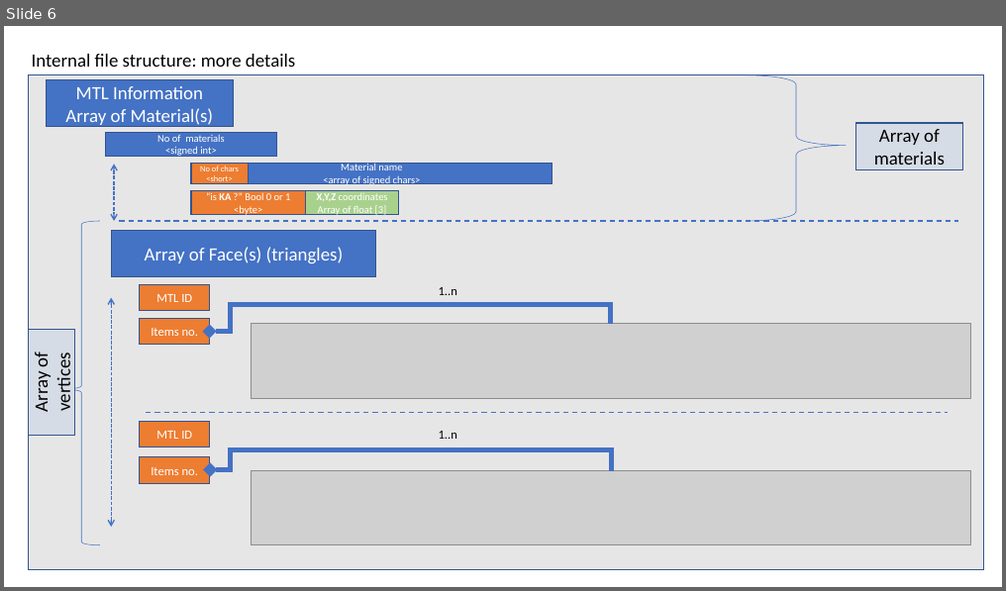
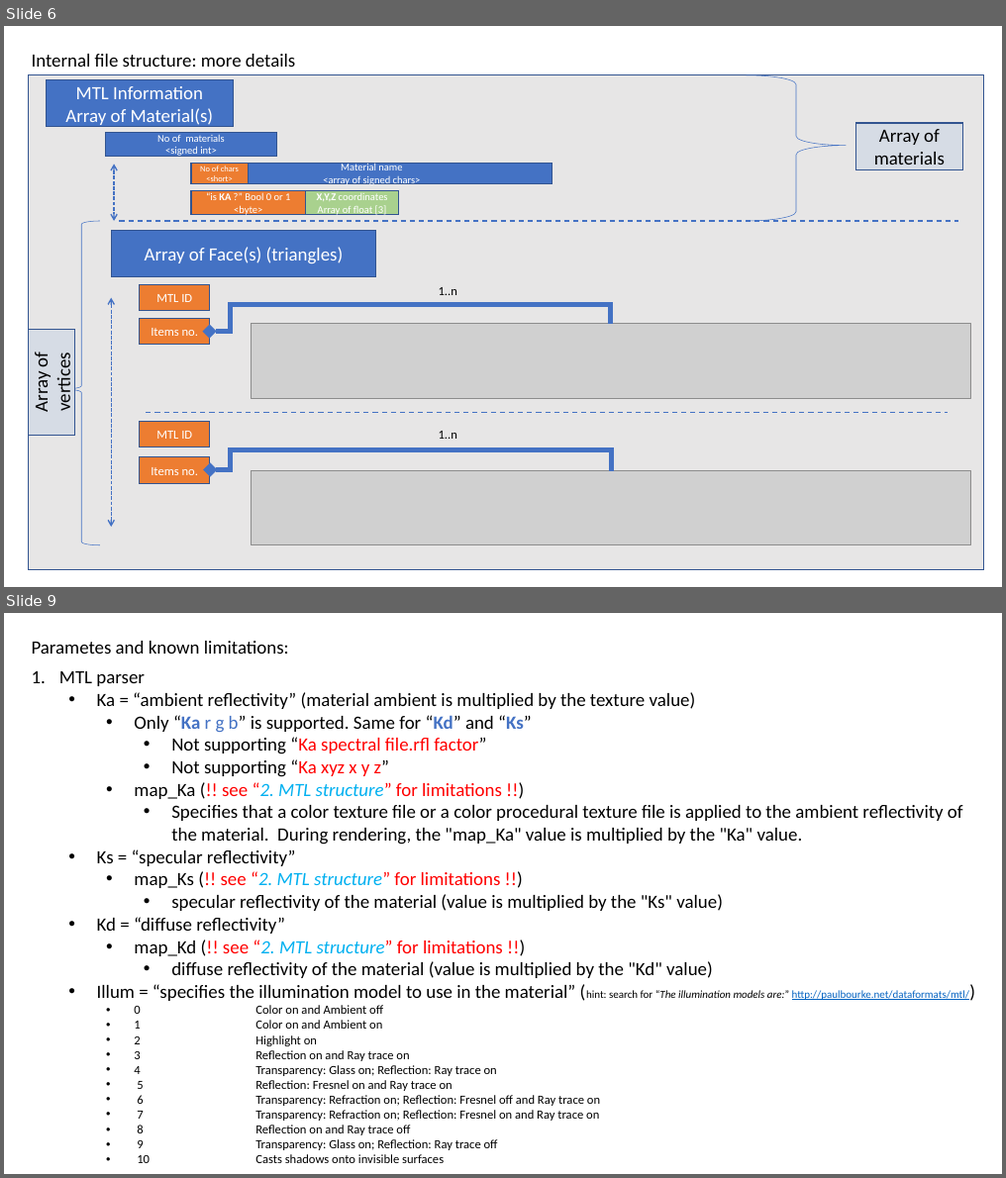
Before and after one commit to george2209/WavefrontOBJSerializer, a slide deck: docs/OBJ to binary structure_20210611_V1.1.pptx. Shown one above the other, each under a label of ours: slide 6 before the commit, slides 6 and 9 after it; the slides between them are not shown. The pictures are 1006x591 and 1006x1178 pixels, drawn with LibreOffice and Linux fonts; fonts in the diff are those of the drawing; grey boxes stand for pictures. Boxes give left, top, right and bottom in pixels: in the first picture for what was removed or moved away, otherwise in the second. Text is boxed around its words. In the diff, an @@ line names an element or a change of style, - is before the commit and + after.

```diff
--- a/docs/OBJ to binary structure_20210611_V1.1.pptx
+++ b/docs/OBJ to binary structure_20210611_V1.1.pptx
@@ slide 9 added at (x1=4, y1=613, x2=1002, y2=1174), background #FFFFFF @@
@@ text added at (x1=32, y1=641, x2=289, y2=654), 18 pt, text #000000 @@
+Parametes and known limitations:
@@ text added at (x1=59, y1=671, x2=969, y2=1163), 18 pt, text #000000 @@
+1. MTL parser
+  • Ka = “ambient reflectivity” (material ambient is multiplied by the texture value)
+    • Only “Ka r g b” is supported. Same for “Kd” and “Ks”
+      • Not supporting “Ka spectral file.rfl factor”
+      • Not supporting “Ka xyz x y z”
+    • map_Ka (!! see “2. MTL structure” for limitations !!)
+      • Specifies that a color texture file or a color procedural texture file is applied to the ambient reflectivity of the material. During rendering, the "map_Ka" value is multiplied by the "Ka" value.
+  • Ks = “specular reflectivity”
+    • map_Ks (!! see “2. MTL structure” for limitations !!)
+      • specular reflectivity of the material (value is multiplied by the "Ks" value)
+  • Kd = “diffuse reflectivity”
+    • map_Kd (!! see “2. MTL structure” for limitations !!)
+      • diffuse reflectivity of the material (value is multiplied by the "Kd" value)
+  • Illum = “specifies the illumination model to use in the material” (hint: search for “The illumination models are:” http://paulbourke.net/dataformats/mtl/)
+    • 0 Color on and Ambient off
+    • 1 Color on and Ambient on
+    • 2 Highlight on
+    • 3 Reflection on and Ray trace on
+    • 4 Transparency: Glass on; Reflection: Ray trace on
+    • 5 Reflection: Fresnel on and Ray trace on
+    • 6 Transparency: Refraction on; Reflection: Fresnel off and Ray trace on
+    • 7 Transparency: Refraction on; Reflection: Fresnel on and Ray trace on
+    • 8 Reflection on and Ray trace off
+    • 9 Transparency: Glass on; Reflection: Ray trace off
+    • 10 Casts shadows onto invisible surfaces
```
Also in this commit, not shown: 4 slides changed, 1 other slide added, 1 slide removed, 14 other files.
